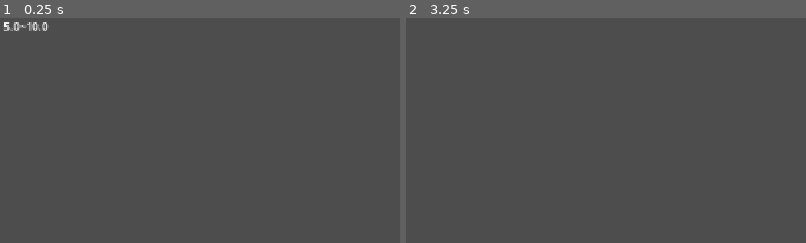
Above: before the commit, frames 1-2 (left to right).
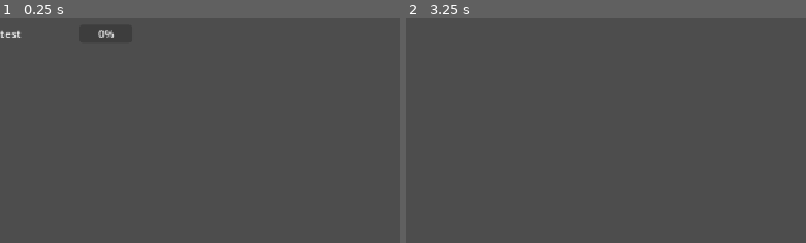
Above: after the commit, the same moments.

Repository: seven-it-work/godot-compoent
Game: Godot game, scene res://成长属性/test.tscn
Two runs of this game, one before a commit and one after it. Both use one fixed random seed, a clock stepped at 60 frames per second and the inputs below. Before the commit the project has no main scene; this scene is started directly in both runs.
Inputs (mouse positions are % of the whole screen's width and height, from its top left):
- Up to frame 1 (0.25 s): no input
- Up to frame 2 (3.25 s): tap Enter at 0.5, 2 s; move the mouse to (72, 45) at 0.52 s; tap Space at 1.25, 2.75 s; move the mouse to (30, 55) at 1.27 s; move the mouse to (60, 28) at 2.02 s; move the mouse to (45, 70) at 2.77 s
The pictures show only the part of the screen within x 0-50%, y 0-50%; the shares and areas given below are measured in that part.

The runs differ from the first frame. In frame 1, 0.5% of the frame differs, in the area x 0-29%, y 1-9%; in frame 2, nothing differs.
Error after the commit: Invalid access to property or key 'value' on a base object of type 'RefCounted (RandomGrowth)'. (res://成长属性/test.gd:29)

Commit message:
feat(成长属性): 实现属性变化通知机制并重构get/set方法
重构成长属性组件，使用get/set方法替代_get方法
添加属性变化通知机制，当属性变化时触发信号
更新测试用例以验证新功能
调整场景文件引用和布局设置

Diff:
--- a/godot-compoent/project.godot
+++ b/godot-compoent/project.godot
@@ -11,6 +11,7 @@
 [application]
 
 config/name="godot-compoent"
+run/main_scene="uid://ddx1410njo6s7"
 config/features=PackedStringArray("4.5", "Forward Plus")
 config/icon="res://icon.svg"
 
--- a/godot-compoent/成长属性/test.gd
+++ b/godot-compoent/成长属性/test.gd
@@ -7,9 +7,15 @@
 		"min_growth":1.0,
 		"max_growth":1.0,
 	})
-	for i in range(10):
-		base.grow()
-		assert(base.value == 100-i-1)
+	base.属性变化.connect(func(key,value):
+		print(key,value)
+		if key=="min_growth":
+			base.set_min_growth(1)
+		pass)
+	base.set_min_growth(12)
+	#for i in range(10):
+		#base.grow()
+		#assert(base.value == 100-i-1)
 
 	# 对randomValue进行测试
 	# 1. 测试RandomGrowth类的基本功能
--- a/godot-compoent/成长属性/基础成长.gd
+++ b/godot-compoent/成长属性/基础成长.gd
@@ -2,33 +2,74 @@
 
 class GrowthValue:
 	## 每次成长的最小范围值
-	var _min_growth: float
+	var _min_growth: float: get = get_min_growth, set = set_min_growth
 	## 每次成长的最大范围值
-	var _max_growth: float
+	var _max_growth: float: get = get_max_growth, set = set_max_growth
 	## 成长因子
-	var _growth_factor: float
+	var _growth_factor: float: get = get_growth_factor, set = set_growth_factor
 	## 当前属性值
-	var _value: float
+	var _value: float: get = get_value, set = set_value
+
+	#region 通用方法-属性变化通知
+	signal 属性变化(key:String,new_value)
+	var _属性变化:bool=false
+	func _属性变化通知(key:String,new_value):
+		if _属性变化:
+			print("通知中")
+			return
+		else:
+			_属性变化=true
+			print("属性变化通知")
+			属性变化.emit(key,new_value)
+			print("属性变化通知 完成")
+			_属性变化=false
+	#endregion
+
+	#region get/set方法
+	func get_min_growth() -> float:
+		return _min_growth
+	func set_min_growth(value: float):
+		_min_growth = value
+		_属性变化通知("min_growth",value)
+	## 每次成长的最大范围值
+	func get_max_growth() -> float:
+		return _max_growth
+	func set_max_growth(value: float):
+		_max_growth = value
+		_属性变化通知("max_growth",value)
+	## 成长因子
+	func get_growth_factor() -> float:
+		return _growth_factor
+	func set_growth_factor(value: float):
+		_growth_factor = value
+		_属性变化通知("growth_factor",value)
+	## 当前属性值
+	func get_value() -> float:
+		return _value
+	func set_value(value: float):
+		_value = value
+		_属性变化通知("value",value)
+	#endregion get/set方法
 
 	## 成长方法 - 向_value添加_min_growth到_max_growth之间的随机值
 	func grow():
 		# 计算成长值
 		var growth_amount = randf_range(_min_growth, _max_growth) * _growth_factor
 		# 更新当前属性值
-		_value += growth_amount
+		set_value(get_value() + growth_amount)
 
 	## 增加成长因子的方法
 	func grow_growth_factor(add_value: float):
 		# 增加成长因子
-		_growth_factor += add_value
+		set_growth_factor(get_growth_factor()+add_value)
 
 	## 成长成长范围的方法
 	func grow_growth_range():
 		# 使用process_range_growth处理_min_growth和_max_growth的成长
 		var result = GrowthValue.process_range_growth(_growth_factor, _min_growth, _max_growth)
 		# 更新_min_growth和_max_growth
-		_min_growth = result.min
-		_max_growth = result.max
+		set_min_growth(get_min_growth()+result.min)
+		set_max_growth(get_max_growth()+result.max)
 
 	## 静态方法：处理范围成长并确保min <= max
 	static func process_range_growth(growth_amount: float, min_val: float, max_val: float, min_ratio_range: Array=[0.3, 0.7]) -> Dictionary:
@@ -65,79 +106,81 @@
 		_growth_factor = dic.get("growth_factor", 1.0)
 		_value = dic.get("value", 0.0)
 
-
-	## GDScript属性系统的_get方法
-	func _get(property: StringName):
-		match property:
-			"min_growth":
-				return _min_growth
-			"max_growth":
-				return _max_growth
-			"growth_factor":
-				return _growth_factor
-			"value":
-				return _value
-		# 对于未知属性，返回null
-		return null
-
 class RangeGrowth extends GrowthValue:
 	## 范围/随机最小值
-	var _min_value: float
+	var _min_value: float: get = get_min_value, set = set_min_value
 	## 范围/随机最大值
-	var _max_value: float
+	var _max_value: float: get = get_max_value, set = set_max_value
 	## 成长时是否同时成长value属性
-	var _should_grow_value: bool = false
+	var _should_grow_value: bool: get = get_should_grow_value, set = set_should_grow_value
 	## 成长时是否只成长max_value属性
-	var _should_only_grow_max_value: bool = false
+	var _should_only_grow_max_value: bool: get = get_should_only_grow_max_value, set = set_should_only_grow_max_value
+
+	#region RangeGrowth属性get/set方法
+	## 获取范围/随机最小值
+	func get_min_value() -> float:
+		return _min_value
+	## 设置范围/随机最小值
+	func set_min_value(value: float):
+		_min_value = value
+		_属性变化通知("min_value", value)
+
+	## 获取范围/随机最大值
+	func get_max_value() -> float:
+		return _max_value
+	## 设置范围/随机最大值
+	func set_max_value(value: float):
+		_max_value = value
+		_属性变化通知("max_value", value)
+
+	## 获取是否同时成长value属性
+	func get_should_grow_value() -> bool:
+		return _should_grow_value
+	## 设置是否同时成长value属性
+	func set_should_grow_value(value: bool):
+		_should_grow_value = value
+		_属性变化通知("should_grow_value", value)
+
+	## 获取是否只成长max_value属性
+	func get_should_only_grow_max_value() -> bool:
+		return _should_only_grow_max_value
+	## 设置是否只成长max_value属性
+	func set_should_only_grow_max_value(value: bool):
+		_should_only_grow_max_value = value
+		_属性变化通知("should_only_grow_max_value", value)
+	#endregion
 
 	## 初始化方法
 	func _init(dic: Dictionary={}):
 		# 调用父类初始化
 		super._init(dic)
 		# 初始化RangeGrowth特定属性
-		_min_value = dic.get("min_value", 0.0)
-		_max_value = dic.get("max_value", 0.0)
-		_should_grow_value = dic.get("should_grow_value", false)
-		_should_only_grow_max_value = dic.get("should_only_grow_max_value", false)
-
-	## GDScript属性系统的_get方法
-	func _get(property: StringName):
-		match property:
-			"min_value":
-				return _min_value
-			"max_value":
-				return _max_value
-			"should_grow_value":
-				return _should_grow_value
-			"should_only_grow_max_value":
-				return _should_only_grow_max_value
-		# 其他属性调用父类的_get方法
-		return super._get(property)
+		set_min_value(dic.get("min_value", 0.0))
+		set_max_value(dic.get("max_value", 0.0))
+		set_should_grow_value(dic.get("should_grow_value", false))
+		set_should_only_grow_max_value(dic.get("should_only_grow_max_value", false))
 
 	## 重写grow方法，专注于_min_value和_max_value的成长
 	func grow():
 		# 可选地成长基础值
-		if _should_grow_value:
+		if get_should_grow_value():
 			super.grow()
 
 		# 计算成长量
-		var growth_amount = randf_range(_min_growth, _max_growth) * _growth_factor
+		var growth_amount = randf_range(get_min_growth(), get_max_growth()) * get_growth_factor()
 
 		# 处理不同的成长策略
-		if _should_only_grow_max_value:
+		if get_should_only_grow_max_value():
 			# 只成长最大值
-			_max_value += growth_amount
+			set_max_value(get_max_value() + growth_amount)
 		else:
 			# 使用基类方法处理范围成长
-			var result = GrowthValue.process_range_growth(growth_amount, _min_value, _max_value)
+			var result = GrowthValue.process_range_growth(growth_amount, get_min_value(), get_max_value())
 			# 更新_min_value和_max_value
-			_min_value = result.min
-			_max_value = result.max
+			set_min_value(result.min)
+			set_max_value(result.max)
 
 class RandomGrowth extends RangeGrowth:
-	## GDScript属性系统的_get方法
-	func _get(property: StringName):
-		if property == "value":
-			print("value为随机值")
-			return randf_range(_min_value, _max_value)
-		return super._get(property)
+	func get_value() -> float:
+		return randf_range(get_min_value(), get_max_value())
+	pass
--- a/godot-compoent/成长属性/成长属性组件.tscn
+++ b/godot-compoent/成长属性/成长属性组件.tscn
@@ -1,15 +1,23 @@
-[gd_scene load_steps=2 format=3 uid="uid://bguw5q3770cx0"]
+[gd_scene load_steps=2 format=3 uid="uid://demwadgunawnc"]
 
-[ext_resource type="Script" uid="uid://dblyo40td2l67" path="res://成长属性/成长属性组件.gd" id="1_tuw20"]
+[ext_resource type="Script" path="res://成长属性/成长属性组件.gd" id="1_tuw20"]
 
 [node name="成长属性组件" type="HBoxContainer"]
+offset_right = 191.0
+offset_bottom = 46.0
 script = ExtResource("1_tuw20")
 
 [node name="Label" type="Label" parent="."]
 layout_mode = 2
+text = "test"
+horizontal_alignment = 1
 
 [node name="ValueStr" type="Label" parent="."]
 layout_mode = 2
+size_flags_horizontal = 3
+vertical_alignment = 1
 
 [node name="ProgressBar" type="ProgressBar" parent="."]
 layout_mode = 2
+size_flags_horizontal = 3
+size_flags_vertical = 4
Not shown: 1 places in godot-compoent/成长属性/test.tscn that only renumber resources
